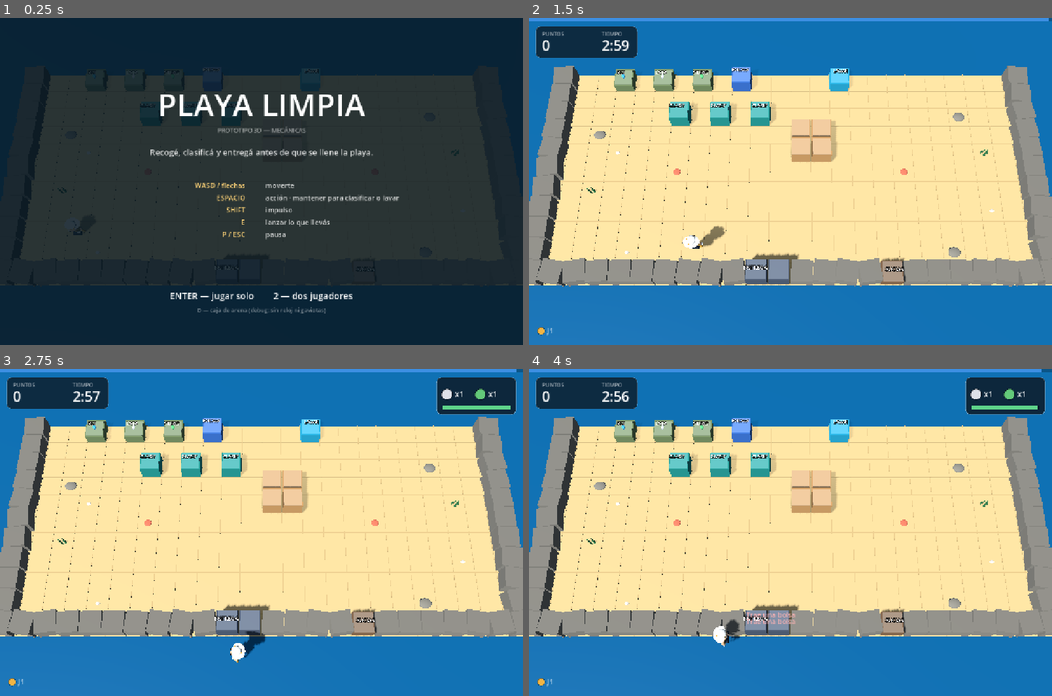
Above: before the commit, frames 1-4 (two rows, left to right).
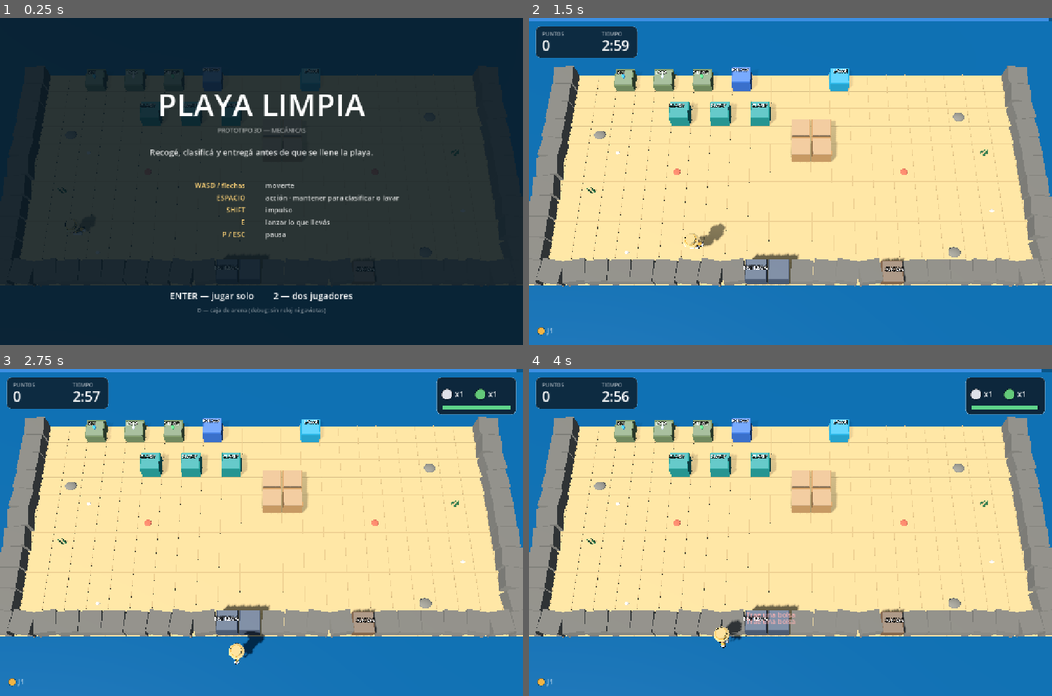
Above: after the commit, the same moments.

Repository: Catech124/playa-limpiar
Game: Godot game, scene res://scenes/Main.tscn
Two runs of this game, one before a commit and one after it. Both use one fixed random seed, a clock stepped at 60 frames per second and the inputs below.
Inputs:
- Up to frame 1 (0.25 s): no input
- Up to frame 2 (1.5 s): tap Enter at 0.5 s; hold D 0.53-1.28 s; tap Shift at 0.6 s; tap Space at 0.77 s; hold S from 1.28 s (still down); tap E at 1.35 s
- Up to frame 3 (2.75 s): tap Space at 1.52 s; release S at 2.03 s; hold D from 2.03 s (still down); tap Enter at 2.1 s
- Up to frame 4 (4 s): release D at 2.78 s; hold W 2.78-3.53 s; tap Ctrl at 2.85 s; tap Space at 3.02, 3.5, 3.77 s; hold A from 3.53 s (still down); tap Keypad Enter at 3.6 s

The runs differ from the first frame. In frame 1, less than 0.1% of the frame differs, in the area x 12-17%, y 61-67%; in frame 2, 0.2%; in frame 3, 0.2%; in frame 4, 0.2%, in the area x 35-42%, y 74-86%.

Commit message:
Personaje reconstruido sobre la referencia low-poly 90s
Cambios de forma, no de parámetros:
- cabeza grande y ANCHA (1.16 en X), sin cuello, con OREJAS (dos esferas)
- ojos chicos + cejas finas (antes esferas grandes), nariz de cono corto
  apuntando al frente y sonrisa de tres segmentos
- brazos en A con manga corta (remera) y antebrazo de piel
- guantes segmentados de tres bloques
- pantalón azul recto y ZAPATILLAS blancas con suela
- fedora de paja: copa troncocónica, cinta marrón y ala que nace de la copa
- contorno negro por casco invertido (next_pass + cull_front + grow), que es
  la firma del look de referencia

32 mallas, ~2.5k tris, 24/24 tests.

Diff:
--- a/scripts/player.gd
+++ b/scripts/player.gd
@@ -62,6 +62,31 @@
 	var model := _chef().instantiate()
 	_body_mesh.add_child(model)
 	_tint_shirt(model)
+	_add_outline(model)
+
+
+## Contorno por casco invertido: es la firma del look low-poly de referencia.
+## Se prueba si el renderer lo soporta; si no, no se nota y no rompe nada.
+func _add_outline(root: Node) -> void:
+	var outline := StandardMaterial3D.new()
+	outline.albedo_color = Color(0.05, 0.05, 0.06)
+	outline.shading_mode = BaseMaterial3D.SHADING_MODE_UNSHADED
+	outline.cull_mode = BaseMaterial3D.CULL_FRONT
+	outline.grow = true
+	outline.grow_amount = 0.012
+	for node in root.find_children("*", "MeshInstance3D", true, false):
+		var mi := node as MeshInstance3D
+		var mesh: Mesh = mi.mesh
+		if mesh == null:
+			continue
+		for i in mesh.get_surface_count():
+			var mat := mi.get_surface_override_material(i)
+			if mat == null:
+				mat = mesh.surface_get_material(i)
+			if mat is StandardMaterial3D:
+				var dup := (mat as StandardMaterial3D).duplicate() as StandardMaterial3D
+				dup.next_pass = outline
+				mi.set_surface_override_material(i, dup)
 
 	# anillo en el piso (legibilidad)
 	var ring := TorusMesh.new()
Binary file changed: assets/chef.glb
Binary file changed: docs/captura-coop.png
Binary file changed: docs/modelo-en-juego.png
Not shown, changed: tools/gen_chef.py
